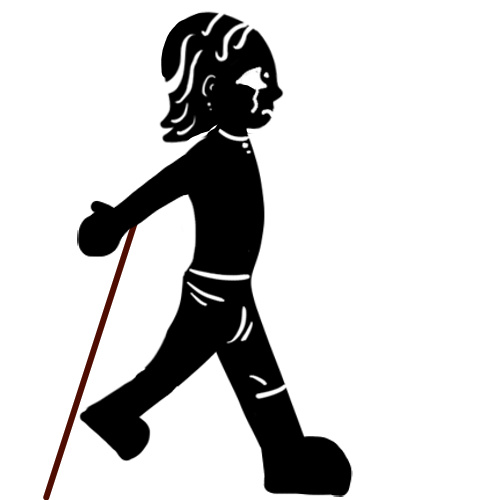
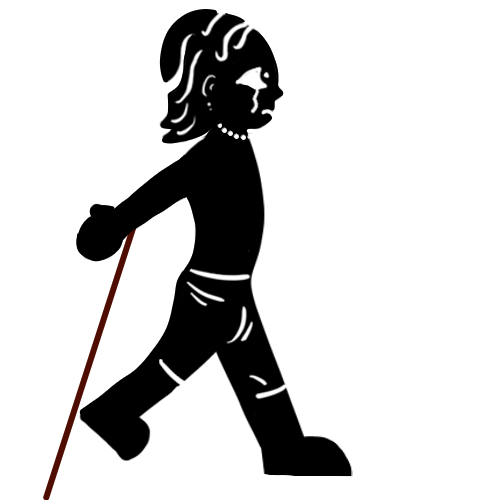
The second (500, 500) image is a revision of the first. Changes to its layers:
painted on "aadi_Head" over [left=159, top=9, right=284, bottom=144]
painted on "Paint Layer 2(pasted)" over [left=76, top=155, right=188, bottom=262]
painted on "aadi_Body" over [left=79, top=119, right=353, bottom=497]
